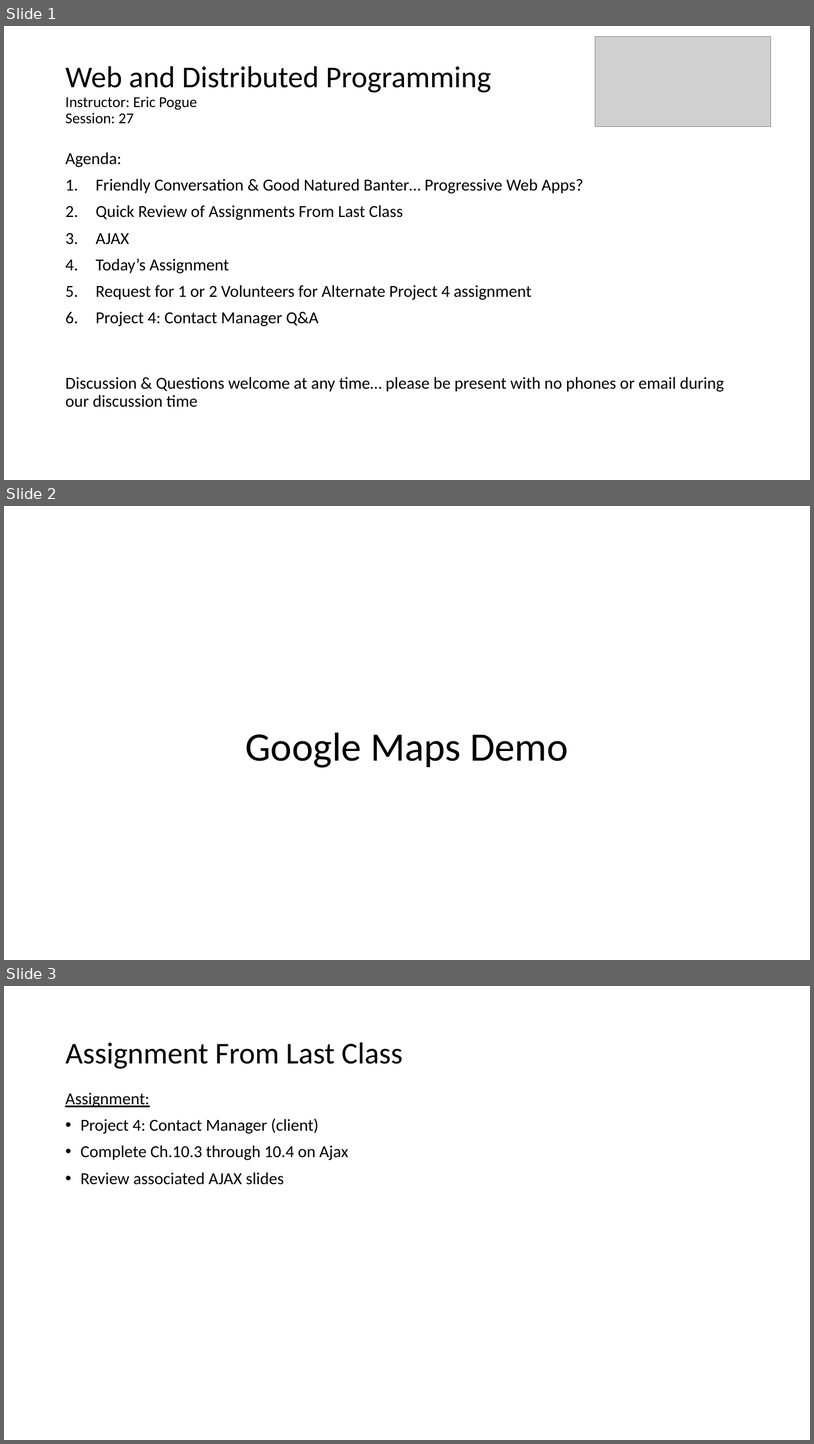
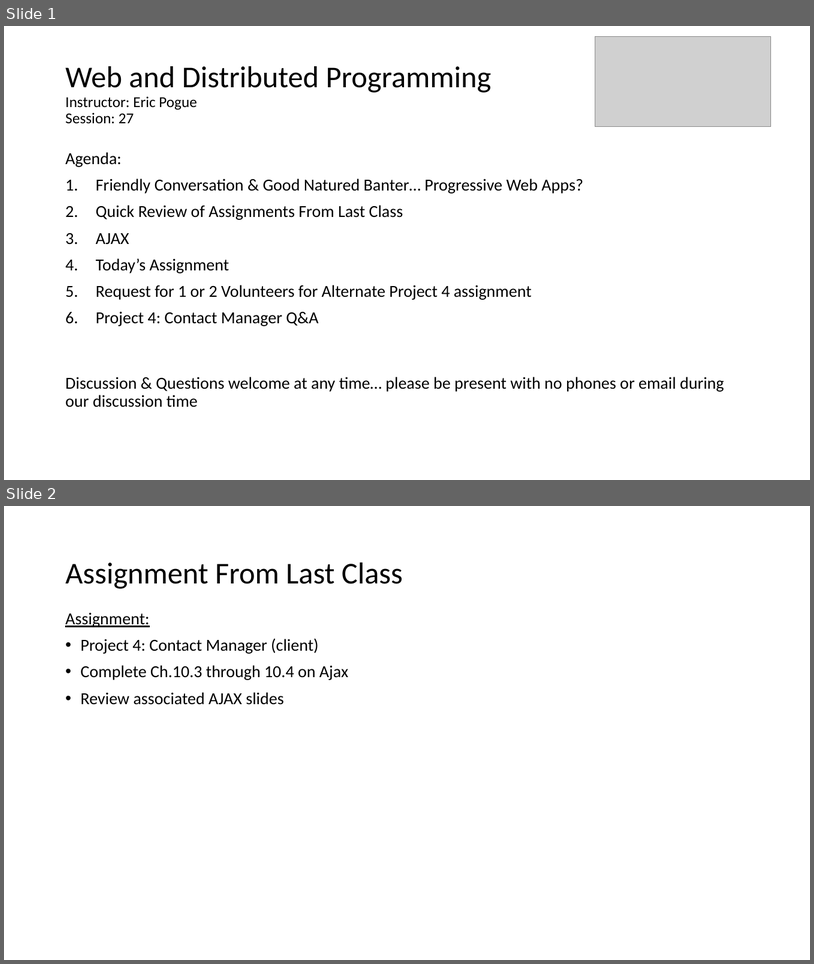
Before and after one commit to EricJPogue/www-epogue-info, a slide deck: CPSC-24700/Presentations/session-27.pptx. Shown one above the other, each under a label of ours: slides 1, 2 and 3 before the commit, slides 1 and 2 after it. The pictures are 814x1444 and 814x964 pixels, drawn with LibreOffice and Linux fonts; fonts in the diff are those of the drawing; grey boxes stand for pictures. Boxes give left, top, right and bottom in pixels: in the first picture for what was removed or moved away, otherwise in the second. Text is boxed around its words. In the diff, an @@ line names an element or a change of style, - is before the commit and + after.

```diff
--- a/CPSC-24700/Presentations/session-27.pptx
+++ b/CPSC-24700/Presentations/session-27.pptx
@@ slide 2 removed at bbox=[4, 506, 810, 960], background #FFFFFF @@
@@ title removed at bbox=[245, 732, 569, 768] @@
-Google Maps Demo
@@ what was slide 3 is now slide 2 @@
```
Also in this commit, not shown: 1 other file.
